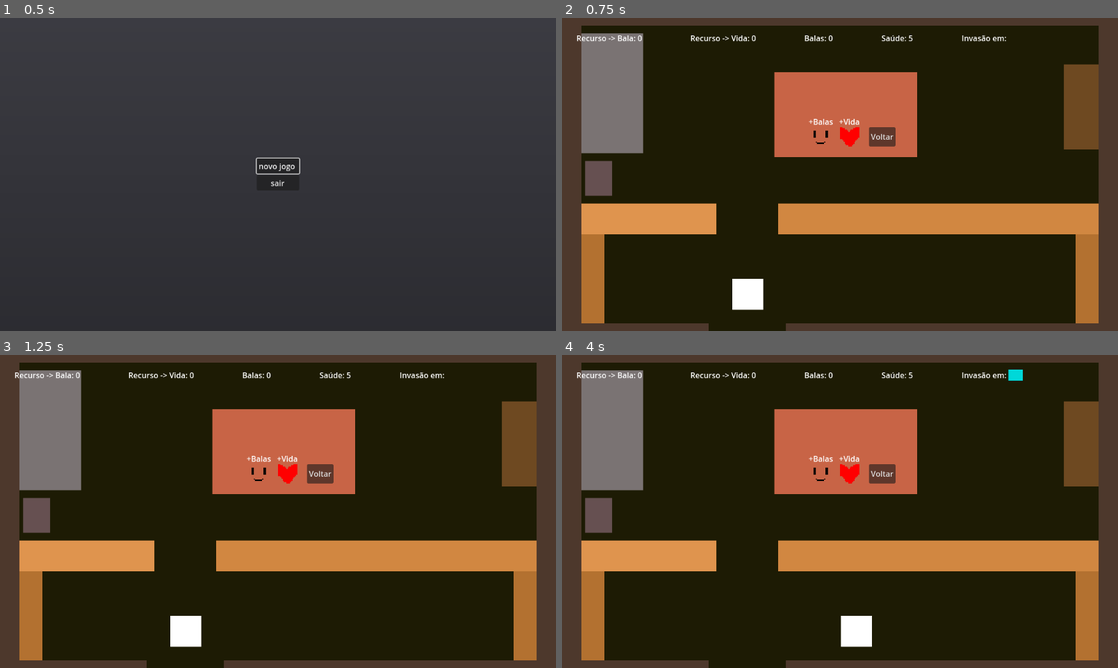
Above: before the commit, frames 1-4 (two rows, left to right).
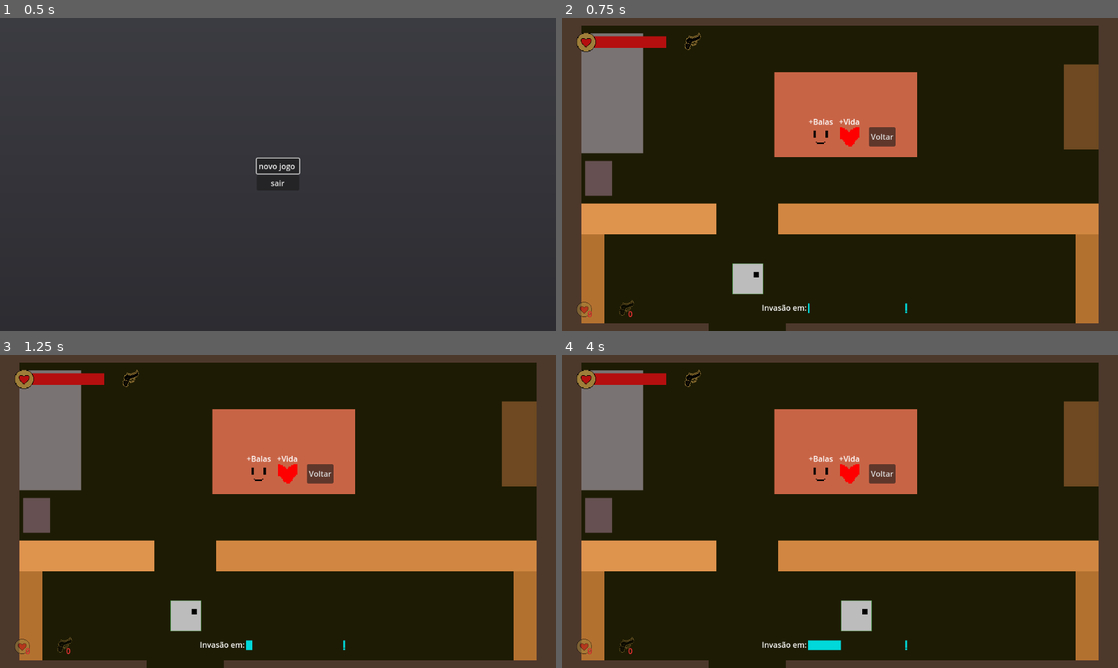
Above: after the commit, the same moments.

Repository: kawasousa/Scary-Jammers
Game: Godot game, scene res://scenes/menu_inicial.tscn
Same seed, same stepped clock (60 frames per second), same inputs: the game is played once before the commit and once after it.
Inputs (mouse positions are in pixels of both pictures, inside the frame that each line leads up to):
- Up to frame 1 (0.5 s): no input
- Up to frame 2 (0.75 s): click "novo jogo" at 0.5 s
- Up to frame 3 (1.25 s): no input
- Up to frame 4 (4 s): click "+Vida" at 1.25 s; click "+Balas" at 2 s; click "Voltar" at 2.75 s; tap Enter at 3.5 s; move the mouse to (962, 495) at 3.52 s; hold D (ui_right) from 3.53 s (still down); click (962, 495) at 3.6 s

Frame 1 is identical in both runs. In frame 2, 2.1% of the frame differs, in the area x 2-80%, y 4-96%; in frame 3, 2.1%; in frame 4, 2.4%, in the area x 2-83%, y 4-96%.

Commit message:
hud atualizada

Diff:
--- a/Scary Jam/Autoload/Global.gd
+++ b/Scary Jam/Autoload/Global.gd
@@ -9,13 +9,13 @@
 var house_scene_node
 var outdoor_scene_node
 var hud_node
-var hour_rect_size_factor: int = 0
+var invasion_rect_factor: int = 0
+var player_position: Vector2 = Vector2(385, 540)
+var player_node
 var player_shooots: int
-var player_node
 var player_life: int
 var player_shoot_resource: int
 var player_life_resource: int
-var player_position: Vector2 = Vector2(385, 540)
 var can_spawn_enemies: bool = false
 
 
@@ -43,9 +43,9 @@
 	return player_shooots
 
 func _on_tick_timer_timeout():
-	hour_rect_size_factor += 1
-	if hour_rect_size_factor == 11:
-		hour_rect_size_factor = 1
+	invasion_rect_factor += 1
+	if invasion_rect_factor == 200:
+		invasion_rect_factor = 1
 
 func _on_invasion_timer_timeout():
 	game_over = true
--- a/Scary Jam/Autoload/global.tscn
+++ b/Scary Jam/Autoload/global.tscn
@@ -6,6 +6,7 @@
 script = ExtResource("1_iftkh")
 
 [node name="tick_timer" type="Timer" parent="."]
+wait_time = 0.05
 
 [node name="invasion_timer" type="Timer" parent="."]
 wait_time = 10.0
--- a/Scary Jam/Autoload/itens.json
+++ b/Scary Jam/Autoload/itens.json
@@ -7,5 +7,8 @@
 	},
 	"2": {
 		"texture": "tree.png"
+	},
+	"3": {
+		"texture": "gun.png"
 	}
 }
--- a/Scary Jam/scenes/florest_scene.tscn
+++ b/Scary Jam/scenes/florest_scene.tscn
@@ -8,12 +8,6 @@
 
 [node name="florest" type="Node2D"]
 script = ExtResource("1_bq1m7")
-
-[node name="passage_area" parent="." instance=ExtResource("2_1ddcw")]
-position = Vector2(164, 8)
-scale = Vector2(3, 3)
-target_area = "res://scenes/outdoor_scene.tscn"
-player_position = Vector2(255, 575)
 
 [node name="placeholder_outdoor" type="Node2D" parent="."]
 
@@ -47,7 +41,7 @@
 color = Color(0.172549, 0.45098, 0.282353, 1)
 
 [node name="Player" parent="." instance=ExtResource("1_hkoe8")]
-position = Vector2(160, 40)
+position = Vector2(160, 85)
 
 [node name="canvas" type="Node2D" parent="."]
 
@@ -95,3 +89,11 @@
 position = Vector2(128, 440)
 
 [node name="tree_group" type="Node2D" parent="."]
+
+[node name="passage_area" parent="." instance=ExtResource("2_1ddcw")]
+position = Vector2(164, 8)
+scale = Vector2(3, 3)
+target_area = "res://scenes/outdoor_scene.tscn"
+player_position = Vector2(255, 575)
+
+[connection signal="body_entered" from="passage_area" to="." method="_on_passage_area_body_entered"]
--- a/Scary Jam/scenes/hud.tscn
+++ b/Scary Jam/scenes/hud.tscn
@@ -1,51 +1,125 @@
-[gd_scene load_steps=2 format=3 uid="uid://buwo4i7mxxfv3"]
+[gd_scene load_steps=4 format=3 uid="uid://buwo4i7mxxfv3"]
 
 [ext_resource type="Script" path="res://script/hud.gd" id="1_fmoib"]
+[ext_resource type="Texture2D" uid="uid://b2mm1qi1tj3sh" path="res://assets/life_icon.png" id="2_00x5p"]
+[ext_resource type="Texture2D" uid="uid://c3lrqlwc65vgy" path="res://assets/gun.png" id="2_k5cx3"]
 
 [node name="HUD" type="CanvasLayer"]
 script = ExtResource("1_fmoib")
 
-[node name="MarginContainer" type="MarginContainer" parent="."]
-anchors_preset = 15
-anchor_right = 1.0
-anchor_bottom = 1.0
+[node name="shoot" type="Node2D" parent="."]
+position = Vector2(249, 32)
+
+[node name="shoot_rect" type="ColorRect" parent="shoot"]
+offset_left = 24.0
+offset_top = 26.0
+offset_right = 24.0
+offset_bottom = 36.0
+color = Color(0.619608, 0.494118, 0.223529, 1)
+
+[node name="TextureRect" type="TextureRect" parent="shoot"]
+offset_left = -1.0
+offset_top = 10.0
+offset_right = 31.0
+offset_bottom = 33.0
+rotation = -0.349066
+scale = Vector2(1.2, 1.2)
+texture = ExtResource("2_k5cx3")
+
+[node name="invasion" type="Node2D" parent="."]
+position = Vector2(414, 588)
+
+[node name="invasion_rect" type="ColorRect" parent="invasion"]
+offset_left = 96.0
+offset_top = 3.0
+offset_right = 96.0
+offset_bottom = 23.0
+color = Color(0, 0.847059, 0.85098, 1)
+metadata/_edit_use_anchors_ = true
+
+[node name="invasion_label" type="Label" parent="invasion"]
+offset_right = 93.0
+offset_bottom = 23.0
+text = "Invasão em:"
+metadata/_edit_use_anchors_ = true
+
+[node name="invasion_limit_rect" type="ColorRect" parent="invasion"]
+offset_left = 297.0
+offset_top = 3.0
+offset_right = 301.0
+offset_bottom = 18.0
+color = Color(0, 0.847059, 0.85098, 1)
+
+[node name="invasion_limit_rect2" type="ColorRect" parent="invasion"]
+offset_left = 297.0
+offset_top = 19.0
+offset_right = 301.0
+offset_bottom = 23.0
+color = Color(0, 0.847059, 0.85098, 1)
+
+[node name="life" type="Node2D" parent="."]
+position = Vector2(30, 30)
+
+[node name="life_rect" type="ColorRect" parent="life"]
+custom_minimum_size = Vector2(0, 5)
+offset_left = 36.0
+offset_top = 8.0
+offset_right = 36.0
+offset_bottom = 32.0
+color = Color(0.709804, 0.0588235, 0.0588235, 1)
+
+[node name="TextureRect" type="TextureRect" parent="life"]
+custom_minimum_size = Vector2(40, 40)
+offset_right = 40.0
+offset_bottom = 40.0
+texture = ExtResource("2_00x5p")
+
+[node name="shoot_resource" type="Node2D" parent="."]
+position = Vector2(114, 594)
+
+[node name="shoot_resource_texture" type="TextureRect" parent="shoot_resource"]
+self_modulate = Color(1, 1, 1, 0.588235)
+anchors_preset = 8
+anchor_left = 0.5
+anchor_top = 0.5
+anchor_right = 0.5
+anchor_bottom = 0.5
+offset_left = -1.0
+offset_top = 6.10352e-05
+offset_right = 69.0
+offset_bottom = 50.0001
 grow_horizontal = 2
 grow_vertical = 2
-mouse_filter = 2
-theme_override_constants/margin_left = 30
-theme_override_constants/margin_top = 30
+rotation = -0.349066
+scale = Vector2(0.5, 0.5)
+texture = ExtResource("2_k5cx3")
 
-[node name="HBoxContainer" type="HBoxContainer" parent="MarginContainer"]
-layout_mode = 2
-size_flags_vertical = 0
-mouse_filter = 2
-theme_override_constants/separation = 100
+[node name="shoot_resource_label" type="Label" parent="shoot_resource"]
+offset_left = 23.0
+offset_top = 7.0
+offset_right = 63.0
+offset_bottom = 30.0
+theme_override_colors/font_color = Color(1, 0.22, 0.22, 1)
+theme_override_colors/font_outline_color = Color(0, 0, 0, 1)
+theme_override_constants/outline_size = 1
+text = "0"
 
-[node name="recurso_shoot" type="Label" parent="MarginContainer/HBoxContainer"]
-layout_mode = 2
-text = "Recurso -> Bala: 0"
+[node name="life_resource" type="Node2D" parent="."]
+position = Vector2(30, 588)
 
-[node name="recurso_life" type="Label" parent="MarginContainer/HBoxContainer"]
-layout_mode = 2
-text = "Recurso -> Vida: 0"
+[node name="life_resource_texture" type="TextureRect" parent="life_resource"]
+self_modulate = Color(1, 1, 1, 0.588235)
+offset_right = 32.0
+offset_bottom = 31.0
+texture = ExtResource("2_00x5p")
+stretch_mode = 2
 
-[node name="bullets_label" type="Label" parent="MarginContainer/HBoxContainer"]
-layout_mode = 2
-size_flags_horizontal = 0
-size_flags_vertical = 0
-text = "Balas: 0"
-
-[node name="player_life" type="Label" parent="MarginContainer/HBoxContainer"]
-layout_mode = 2
-text = "Saúde: 0"
-
-[node name="HBoxContainer" type="HBoxContainer" parent="MarginContainer/HBoxContainer"]
-layout_mode = 2
-
-[node name="Label" type="Label" parent="MarginContainer/HBoxContainer/HBoxContainer"]
-layout_mode = 2
-text = "Invasão em:"
-
-[node name="hour_rect" type="ColorRect" parent="MarginContainer/HBoxContainer/HBoxContainer"]
-layout_mode = 2
-color = Color(0, 0.847059, 0.85098, 1)
+[node name="life_resource_label" type="Label" parent="life_resource"]
+offset_left = 23.0
+offset_top = 13.0
+offset_right = 33.0
+offset_bottom = 36.0
+theme_override_colors/font_color = Color(1, 0.22, 0.22, 1)
+theme_override_colors/font_outline_color = Color(0, 0, 0, 1)
+theme_override_constants/outline_size = 1
+text = "0"
--- a/Scary Jam/scenes/outdoor_scene.tscn
+++ b/Scary Jam/scenes/outdoor_scene.tscn
@@ -18,7 +18,7 @@
 [node name="passage_area2" parent="." instance=ExtResource("3_x1hyl")]
 position = Vector2(252, 638)
 target_area = "res://scenes/florest_scene.tscn"
-player_position = Vector2(160, 40)
+player_position = Vector2(160, 85)
 
 [node name="placeholder_outdoor" type="Node2D" parent="."]
 
--- a/Scary Jam/scenes/passage_area.tscn
+++ b/Scary Jam/scenes/passage_area.tscn
@@ -3,7 +3,7 @@
 [ext_resource type="Script" path="res://script/passage_area.gd" id="1_j4iom"]
 
 [sub_resource type="RectangleShape2D" id="RectangleShape2D_ecq6g"]
-size = Vector2(60, 20)
+size = Vector2(78, 10)
 
 [node name="passage_area" type="Area2D"]
 script = ExtResource("1_j4iom")
--- a/Scary Jam/scenes/player.tscn
+++ b/Scary Jam/scenes/player.tscn
@@ -1,6 +1,7 @@
-[gd_scene load_steps=3 format=3 uid="uid://cmkyt4hcorr3y"]
+[gd_scene load_steps=4 format=3 uid="uid://cmkyt4hcorr3y"]
 
 [ext_resource type="Script" path="res://script/player.gd" id="1_82tuw"]
+[ext_resource type="Texture2D" uid="uid://fnbf5cvmr1mo" path="res://assets/player_sprite.png" id="2_1r4h1"]
 
 [sub_resource type="RectangleShape2D" id="RectangleShape2D_n83u8"]
 size = Vector2(64, 64)
@@ -10,16 +11,8 @@
 motion_mode = 1
 script = ExtResource("1_82tuw")
 
-[node name="ColorRect" type="ColorRect" parent="."]
-anchors_preset = 5
-anchor_left = 0.5
-anchor_right = 0.5
-offset_left = -32.0
-offset_right = 32.0
-offset_bottom = 64.0
-grow_horizontal = 2
-size_flags_horizontal = 4
-size_flags_vertical = 4
+[node name="sprite" type="Sprite2D" parent="."]
+texture = ExtResource("2_1r4h1")
 
 [node name="Camera2D" type="Camera2D" parent="."]
 limit_left = 0
@@ -30,5 +23,4 @@
 position_smoothing_speed = 2.0
 
 [node name="CollisionShape2D" type="CollisionShape2D" parent="."]
-position = Vector2(0, 32)
 shape = SubResource("RectangleShape2D_n83u8")
--- a/Scary Jam/script/florest_scene.gd
+++ b/Scary Jam/script/florest_scene.gd
@@ -10,6 +10,7 @@
 	for spawn in get_node("tree_spawn_markers").get_children():
 		if randi_range(1, 2) == 1:
 			var item = ABSTRACT_ITEM.instantiate()
-			item.ID = "1"
+			item.ID = "3"
+			item.set_self_modulate(200)
 			get_node("tree_group").add_child(item)
 			item.global_position = spawn.global_position
--- a/Scary Jam/script/game_over_screen.gd
+++ b/Scary Jam/script/game_over_screen.gd
@@ -22,7 +22,7 @@
 	get_tree().paused = false
 	Global.game_over = false
 	Global.player_life = 5
-	Global.hour_rect_size_factor = 0
+	Global.invasion_rect_factor = 0
 	get_tree().change_scene_to_file("res://scenes/menu_inicial.tscn")
 
 func set_label_message() -> void:
--- a/Scary Jam/script/house.gd
+++ b/Scary Jam/script/house.gd
@@ -1,6 +1,4 @@
 extends Node2D
-
-@onready var hud = $Canvas/HUD
 
 
 func _ready():
@@ -12,4 +10,4 @@
 	if body.is_in_group("Player"):
 		Global.invasion_timer.stop()
 		Global.tick_timer.stop()
-		Global.hour_rect_size_factor = 0
+		Global.invasion_rect_factor = 0
--- a/Scary Jam/script/hud.gd
+++ b/Scary Jam/script/hud.gd
@@ -1,34 +1,40 @@
 extends CanvasLayer
 
-@onready var bullets_label: Label = $MarginContainer/HBoxContainer/bullets_label
-@onready var player_life_label: Label = $MarginContainer/HBoxContainer/player_life
-@onready var hour_rect: ColorRect = $MarginContainer/HBoxContainer/HBoxContainer/hour_rect
-@onready var recurso_shoot = $MarginContainer/HBoxContainer/recurso_shoot
+@onready var shoot_resource_label = $shoot_resource/shoot_resource_label
+@onready var life_resource_label = $life_resource/life_resource_label
+@onready var life_rect = $life/life_rect
+@onready var shoot_rect = $shoot/shoot_rect
+@onready var invasion_rect = $invasion/invasion_rect
+@onready var invasion = $invasion
 
 
 func _ready():
 	Global.hud_node = self
 
 func _process(_delta):
-	update_satisfaction_label()
-	update_hour()
+	update_player_shoot_label()
+	update_time_to_invasion_rect()
 	update_player_life_label()
 	update_shoot_resource_label()
+	show_invasion_label()
 
-func update_satisfaction_label() -> void:
-	var satisfaction = Global.get_bullet()
-	bullets_label.text = "Balas: " + str(satisfaction)
+func update_player_shoot_label() -> void:
+	shoot_rect.custom_minimum_size.x = Global.player_shooots * 10
 
-## Atualiza o tamaho do retângulo que indica as horas
-func update_hour() -> void:
-	var rect_size_factor = Global.hour_rect_size_factor
-	hour_rect.custom_minimum_size.x = rect_size_factor * 10
+func update_time_to_invasion_rect() -> void:
+	invasion_rect.custom_minimum_size.x = Global.invasion_rect_factor
 
 func update_player_life_label() -> void:
-	player_life_label.text = "Saúde: " + str(Global.player_life)
+	life_rect.custom_minimum_size.x = Global.player_life * 30
 
 func update_shoot_resource_label() -> void:
-	recurso_shoot.text = "Recurso -> Bala: " + str(Global.player_shoot_resource)
+	shoot_resource_label.text =  str(Global.player_shoot_resource)
 
 func update_life_resource_label() -> void:
-	recurso_shoot.text = "Recurso -> Vida: " + str(Global.player_life_resource)
+	life_resource_label.text = str(Global.player_life_resource)
+
+func show_invasion_label() -> void:
+	if get_tree().current_scene.name == "house":
+		invasion.visible = true
+	else:
+		invasion.visible = false
--- a/Scary Jam/script/player.gd
+++ b/Scary Jam/script/player.gd
@@ -1,5 +1,6 @@
 extends CharacterBody2D
 
+@onready var sprite = $sprite
 const SPEED = 30000
 const SHOOT_SCENE = preload("res://scenes/shoot_scene.tscn")
 var can_move = true
@@ -19,8 +20,23 @@
 
 ## Movimentação do jogador
 func movement(delta) -> void:
-	var direction = Input.get_vector("ui_left", "ui_right", "ui_up", "ui_down")
-	velocity = direction * SPEED * delta
+	var directonX = Input.get_axis("ui_left", "ui_right")
+	if directonX > 0:
+		velocity.x = directonX * delta * SPEED
+		sprite.flip_h = false
+	elif directonX < 0:
+		velocity.x = directonX * delta * SPEED
+		sprite.flip_h = true
+	else:
+		velocity.x = 0
+
+	var directonY = Input.get_axis("ui_up", "ui_down")
+	if directonY > 0:
+		velocity.y = directonY * delta * SPEED
+	elif directonY < 0:
+		velocity.y = directonY * delta * SPEED
+	else:
+		velocity.y = 0
 
 func shoot() -> void:
 	if Input.is_action_just_pressed("shoot") and get_parent().name == "outdoor_scene" and Global.player_shooots > 0:
Not shown: 1 places in Scary Jam/Autoload/global.tscn that only renumber resources
Binary file added: Scary Jam/assets/gun.png
Not shown, added: Scary Jam/assets/gun.png.import
Binary file added: Scary Jam/assets/life_icon.png
Not shown, added: Scary Jam/assets/life_icon.png.import
Binary file added: Scary Jam/assets/player_sprite.png
Not shown, added: Scary Jam/assets/player_sprite.png.import
